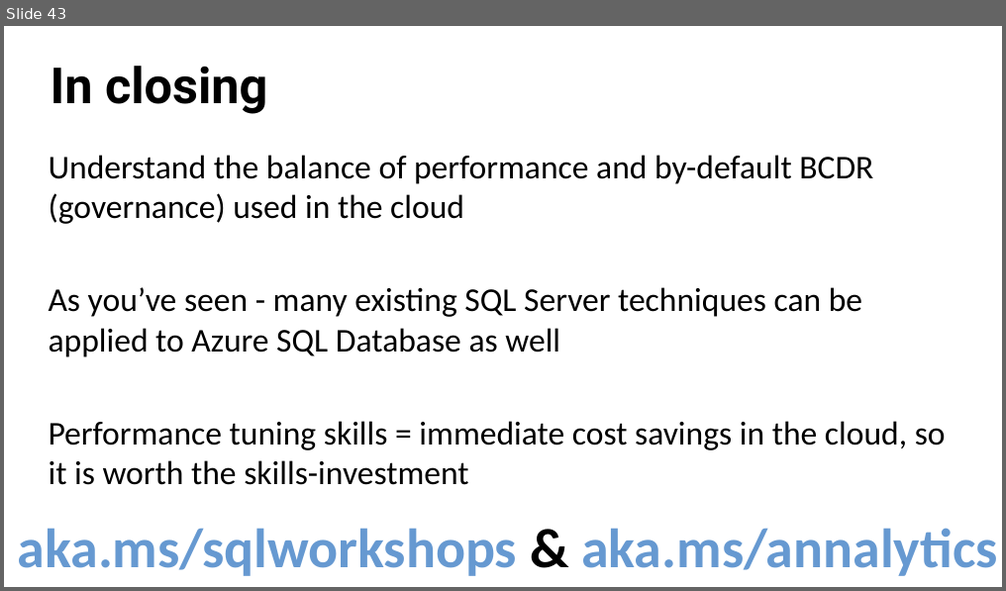
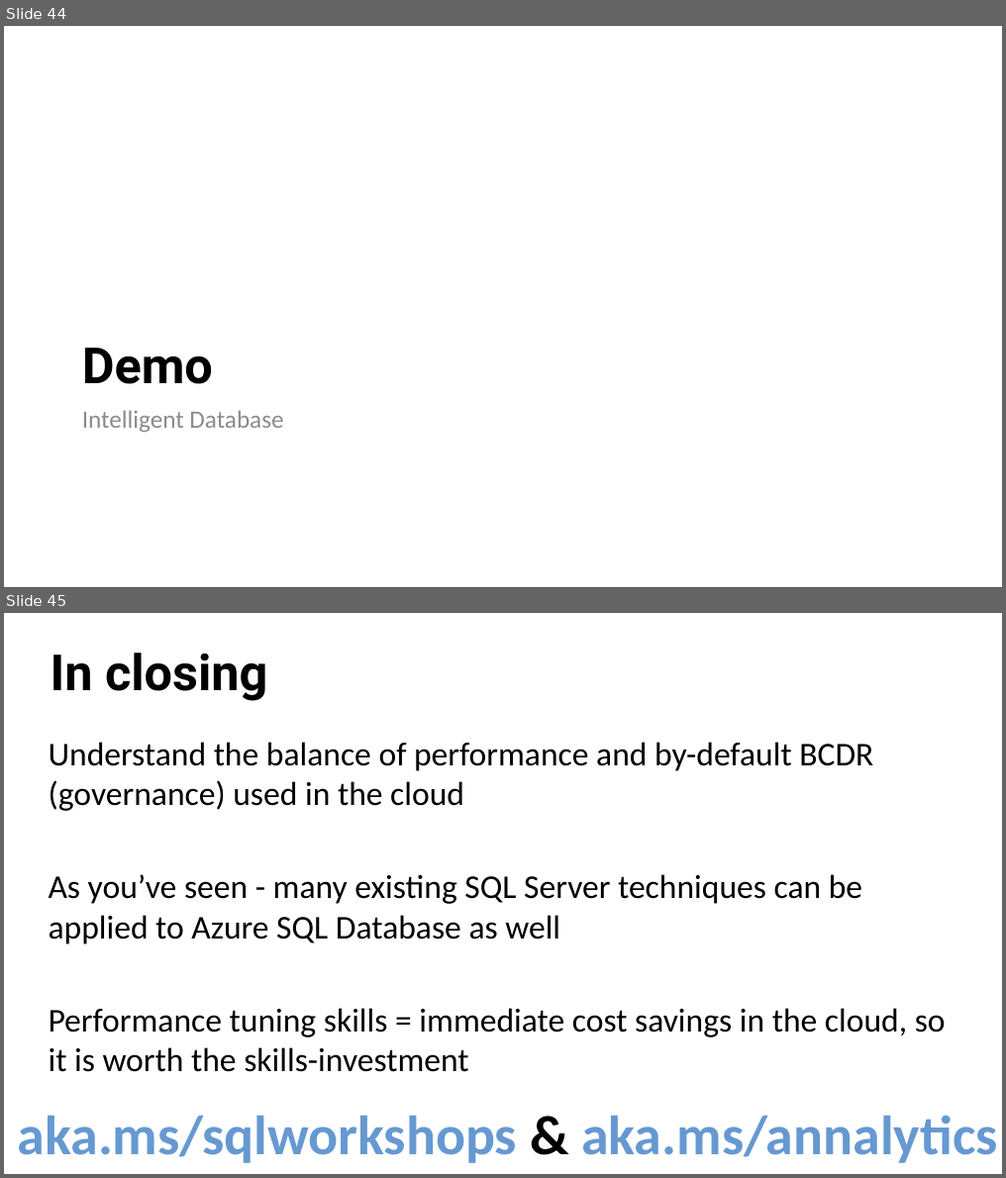
Before and after one commit to amthomas46/SQL, a slide deck: sql-intersections/slides/Azure SQL Database-Maximizing Cloud Performance and Availability.pptx. Shown one above the other, each under a label of ours: slide 43 before the commit, slides 44 and 45 after it. The pictures are 1006x591 and 1006x1178 pixels, drawn with LibreOffice and Linux fonts; fonts in the diff are those of the drawing. Boxes give left, top, right and bottom in pixels: in the first picture for what was removed or moved away, otherwise in the second. Text is boxed around its words. In the diff, an @@ line names an element or a change of style, - is before the commit and + after.

```diff
--- a/sql-intersections/slides/Azure SQL Database-Maximizing Cloud Performance and Availability.pptx
+++ b/sql-intersections/slides/Azure SQL Database-Maximizing Cloud Performance and Availability.pptx
@@ slide 44 added at (x1=4, y1=26, x2=1002, y2=587), background #FFFFFF @@
@@ title added at (x1=82, y1=348, x2=213, y2=384), 36 pt, text #000000, bold @@
+Demo
@@ text added at (x1=82, y1=410, x2=283, y2=432), 18 pt, text #8C8C8C @@
+Intelligent Database
@@ what was slide 43 is now slide 45 @@
```
Also in this commit, not shown: 7 slides changed, 1 other slide added.
